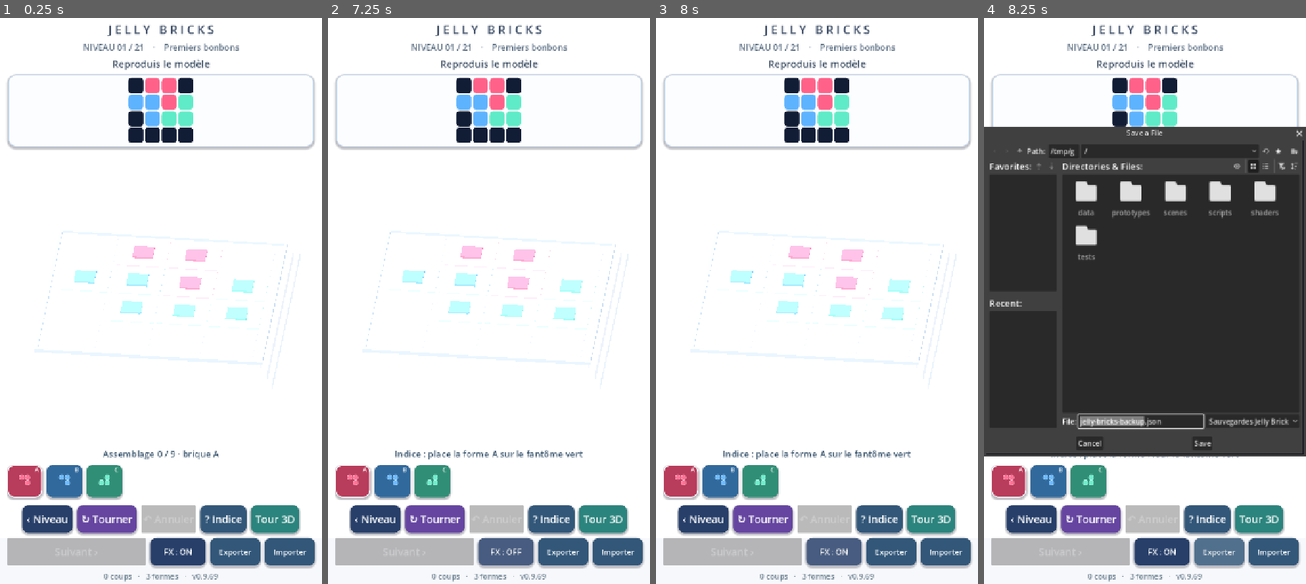
Above: before the commit, frames 1-4 (left to right).
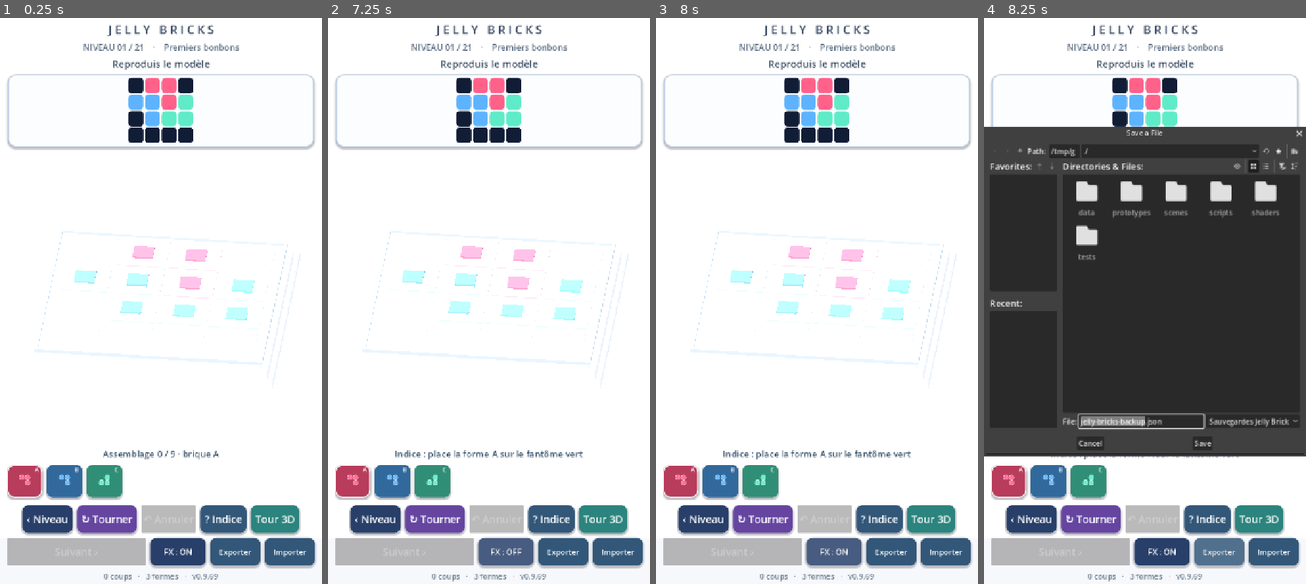
Above: after the commit, the same moments.

Repository: dbrckk/Jelly-bricks
Game: Godot game, scene res://scenes/main.tscn
The game is run twice, just before and just after one commit, with the same random seed, the same clock (stepped at 60 frames per second) and the same inputs.
Inputs (mouse positions are in pixels of both pictures, inside the frame that each line leads up to):
- Up to frame 1 (0.25 s): no input
- Up to frame 2 (7.25 s): click (353, 482) at 0.52 s; click (392, 482) at 1.27 s; click (431, 482) at 2.02 s; click "‹ Niveau" at 2.75 s; click "↻ Tourner" at 3.5 s; click "? Indice" at 4.25 s; click "Tour 3D" at 5 s; click "‹ Puzzles" at 5.75 s; click "FX : ON" at 6.5 s
- Up to frame 3 (8 s): click "FX : OFF" at 7.25 s
- Up to frame 4 (8.25 s): click "Exporter" at 8 s

Frames 1-3 are identical in both runs. In frame 4, 1.2% of the frame differs, in the area x 1-100%, y 21-77%.

Commit message:
feat(optics): optional path-length dye absorption in isolated gel shader

Diff:
--- a/native-godot/prototypes/single_brick/wet_gel.gdshader
+++ b/native-godot/prototypes/single_brick/wet_gel.gdshader
@@ -12,7 +12,11 @@
 uniform vec2 brick_extent = vec2(2.0, 1.0);
 uniform float highlights : hint_range(0.0, 1.0) = 0.78;
 uniform float stud_mode : hint_range(0.0, 1.0) = 0.0;
+// Optically deeper alternative, activated only for the physics prototype.
+// At 0 the validated comparison shots retain their original material.
+uniform float bulk_optics : hint_range(0.0, 1.0) = 0.0;
 varying vec3 local_point;
+varying vec3 camera_local;
 
 void vertex() {
     // Squash is constrained near the support. The outline widens slightly
@@ -50,6 +54,10 @@
     NORMAL = normalize(elastic_normal -
         vec3(slope.x, 0.0, slope.y) * max(elastic_normal.y, 0.0));
     local_point = VERTEX;
+    // Eye in original brick coordinates; computes view-ray path length
+    // through an analytical volume without exposing the inner socket mesh.
+    camera_local = (inverse(MODEL_MATRIX) *
+        vec4(CAMERA_POSITION_WORLD, 1.0)).xyz;
 }
 
 void fragment() {
@@ -82,6 +90,45 @@
         subsurface * 0.43;
     optical *= 1.0 - grazing * 0.10 - foot * 0.10;
 
+    if (bulk_optics > 0.001) {
+        // Cheap optical-volume proxy: the visible front surface casts a
+        // view ray to the opposite face of the molded body AABB. A short
+        // path transmits more broad-spectrum studio light; a long path
+        // absorbs channels differentially according to the dye pigment.
+        // No screen texture, transparent sorting or additional draw call.
+        vec3 direction = normalize(local_point - camera_local);
+        vec3 box_min = vec3(0.0, 0.055, 0.0);
+        vec3 box_max = vec3(brick_extent.x, 0.57, brick_extent.y);
+        vec3 p = clamp(local_point, box_min, box_max);
+        vec3 target = vec3(
+            direction.x >= 0.0 ? box_max.x : box_min.x,
+            direction.y >= 0.0 ? box_max.y : box_min.y,
+            direction.z >= 0.0 ? box_max.z : box_min.z);
+        vec3 safe_dir = vec3(
+            abs(direction.x) >= 0.001 ? direction.x :
+                (direction.x >= 0.0 ? 0.001 : -0.001),
+            abs(direction.y) >= 0.001 ? direction.y :
+                (direction.y >= 0.0 ? 0.001 : -0.001),
+            abs(direction.z) >= 0.001 ? direction.z :
+                (direction.z >= 0.0 ? 0.001 : -0.001));
+        vec3 exit_times = (target - p) / safe_dir;
+        float optical_path = clamp(min(min(exit_times.x,
+            exit_times.y), exit_times.z), 0.0, 2.5);
+        // Beer-Lambert-inspired approximation. Bright pigment passes
+        // more light in its channel; weak channels become absorbed.
+        vec3 absorption_coeff = mix(vec3(1.65), vec3(0.40),
+            pow(clamp(pigment.rgb, vec3(0.0), vec3(1.0)),
+                vec3(0.72)));
+        vec3 transmitted = exp(-absorption_coeff * optical_path);
+        vec3 bulk_color = pigment.rgb * 0.36 + transmitted * 0.31;
+        // A little backscatter mimics diffused light at thin edges without
+        // painting a flat white gloss over the whole Jelly.
+        float rim_scatter = exp(-2.0 * optical_path) * 0.08;
+        bulk_color += sqrt(pigment.rgb) * rim_scatter;
+        bulk_color *= 0.94 + crown * 0.06;
+        optical = mix(optical, bulk_color, bulk_optics);
+    }
+
     // Two bounded photographic softboxes reflected in the actual normal,
     // not a fixed texture painted onto the wall. Highlights keep dye tint.
     vec3 r = reflect(-v, n);
@@ -89,7 +136,7 @@
     float thin = pow(max(dot(r, normalize(vec3(0.61, 0.72, -0.33))), 0.0), 38.0);
     float rim = grazing * (0.25 + 0.75 * smoothstep(0.23, 0.79, local_point.y));
     float reflection = clamp((wide * 0.58 + thin * 0.34 + rim * 0.12) *
-        highlights, 0.0, 0.66);
+        highlights * mix(1.0, 0.66, bulk_optics), 0.0, 0.66);
     vec3 reflected_tint = mix(pigment.rgb, vec3(1.0, 0.988, 0.97), 0.79);
     optical = mix(optical, reflected_tint, reflection);
 
@@ -104,5 +151,6 @@
     ROUGHNESS = 0.095;
     SPECULAR = 0.92;
     METALLIC = 0.0;
-    EMISSION = pigment.rgb * (0.023 + body_wall * internal_window * 0.018);
+    EMISSION = pigment.rgb * (0.023 + body_wall * internal_window * 0.018 +
+        bulk_optics * (0.022 + crown * 0.008));
 }
